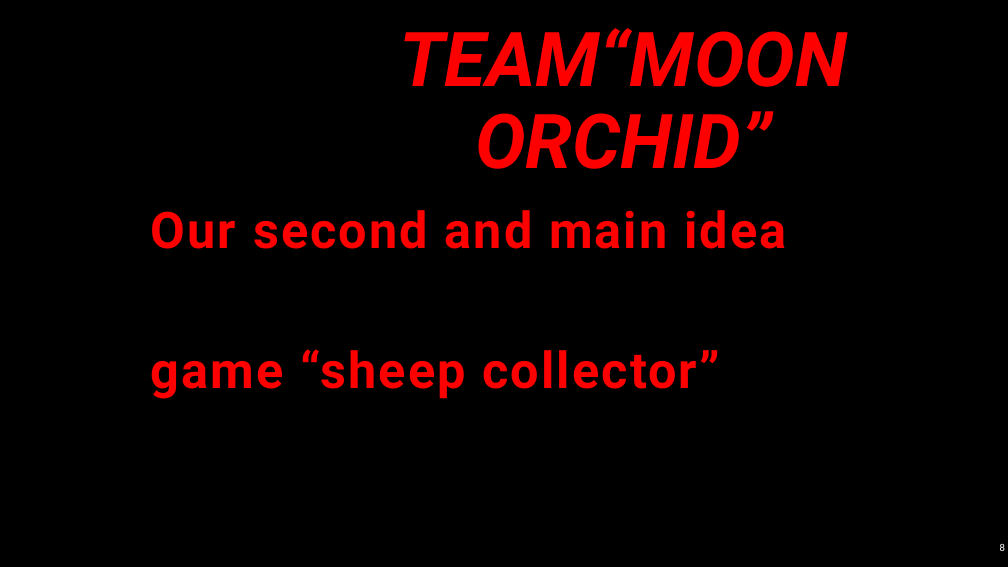
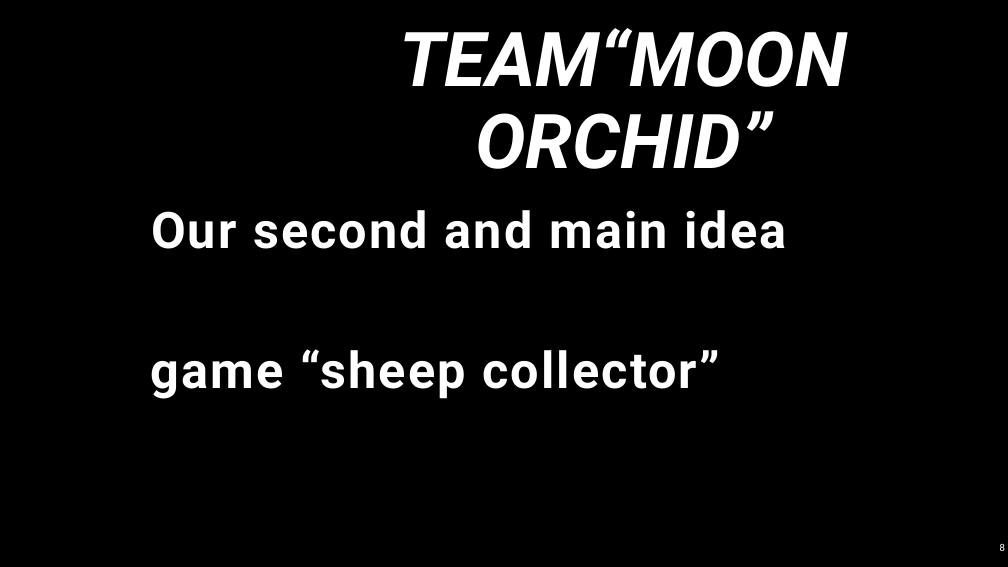
Before and after one commit to MoonOrchid/MoonOrchid-Project, a slide deck: slide 8 of Presentation.pptx. Drawn at 1008x567 pixels with LibreOffice and Linux fonts; fonts in the diff are those of the drawing; background and template pictures are left out. Boxes give left, top, right and bottom in pixels: in the first picture for what was removed or moved away, otherwise in the second. Text is boxed around its words. In the diff, an @@ line names an element or a change of style, - is before the commit and + after.

Commit message:
presentation

```diff
--- a/Presentation.pptx
+++ b/Presentation.pptx
@@ title "TEAM“MOON ORCHID”" at (400, 28, 847, 169): text colour #FF0000 to #FFFFFF @@
@@ subtitle "Our second and main idea" at (151, 210, 786, 399): text colour #FF0000 to #FFFFFF @@
```
Also in this commit, not shown: 8 other slides changed.
